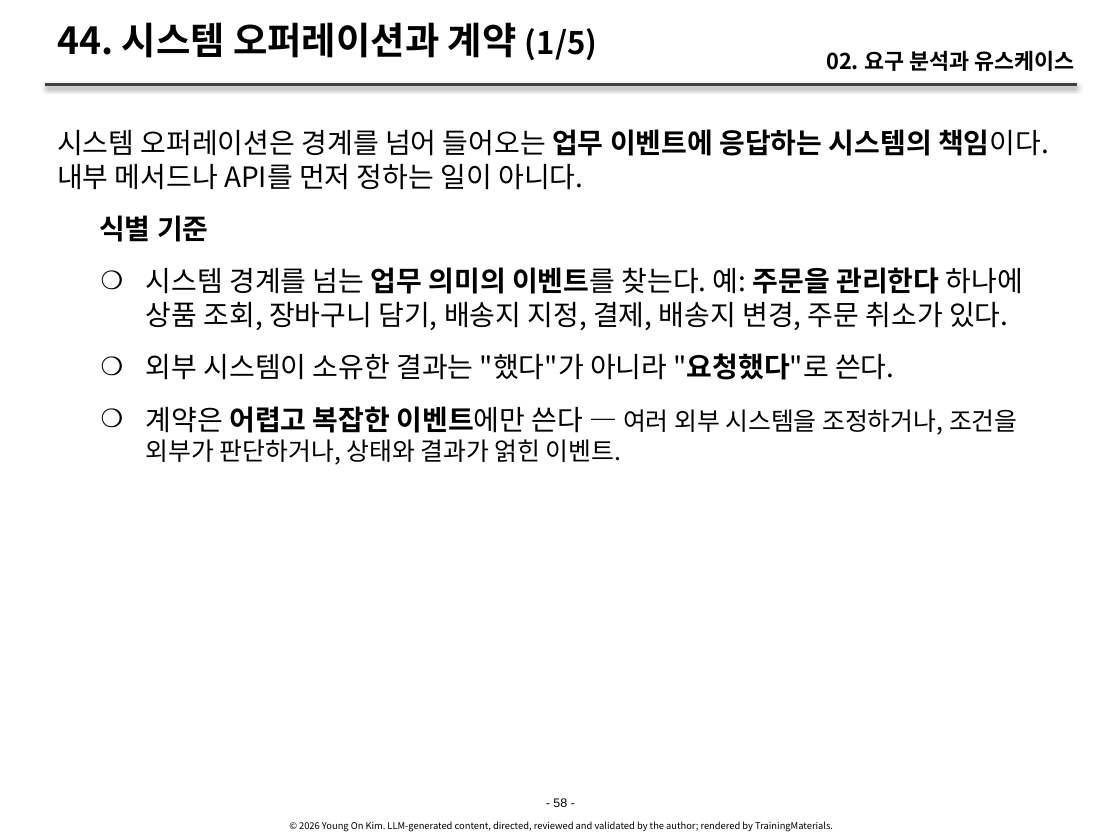
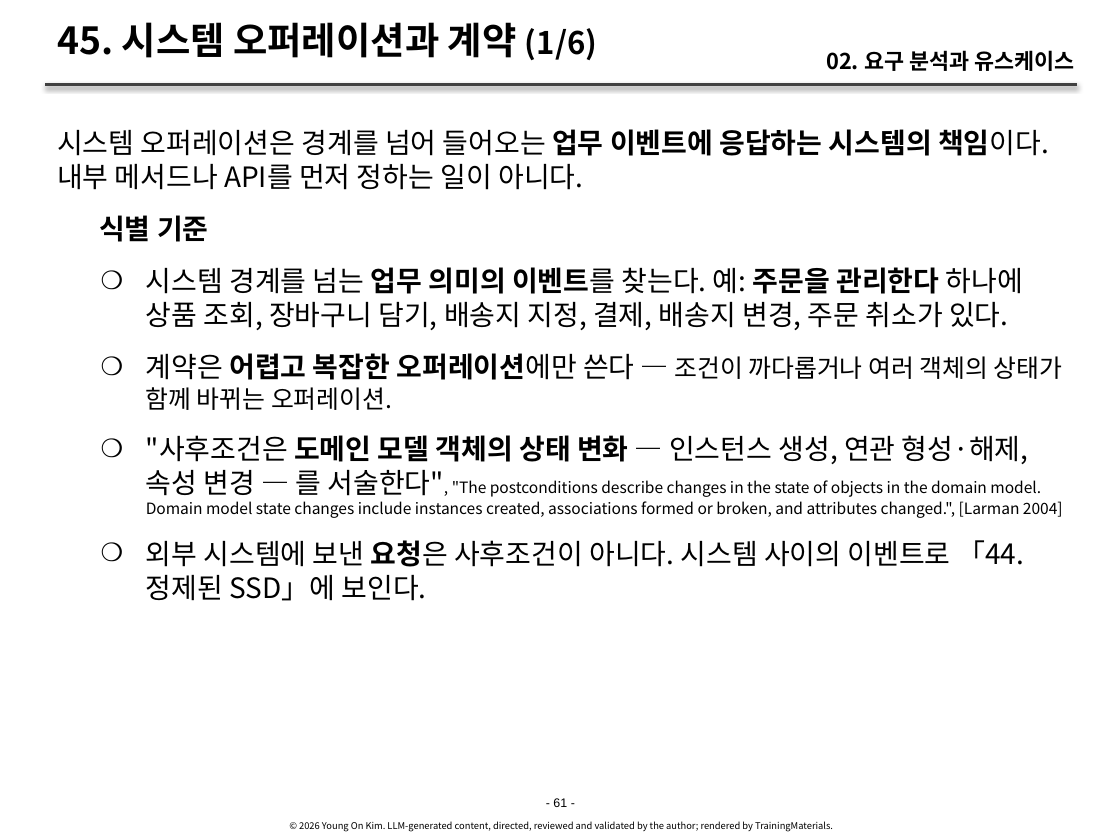
Before and after one commit to YoungSan77/TrainingMaterials, a slide deck: slide 61 of courses/ooad/sessions/s02.pptx (slide 58 before the commit). Drawn at 1120x840 pixels with LibreOffice and Linux fonts; fonts in the diff are those of the drawing. Boxes give left, top, right and bottom in pixels: in the first picture for what was removed or moved away, otherwise in the second. Text is boxed around its words. In the diff, an @@ line names an element or a change of style, - is before the commit and + after.

```diff
--- a/courses/ooad/sessions/s02.pptx
+++ b/courses/ooad/sessions/s02.pptx
@@ title at bbox=[57, 22, 597, 60]: text changed @@
-44. 시스템 오퍼레이션과 계약 (1/5)
+45. 시스템 오퍼레이션과 계약 (1/6)
@@ text at bbox=[146, 353, 1063, 601]: text changed; size 18 to 10 pt @@
-    ❍ 외부 시스템이 소유한 결과는 "했다"가 아니라 "요청했다"로 쓴다.
-    ❍ 계약은 어렵고 복잡한 이벤트에만 쓴다 — 여러 외부 시스템을 조정하거나, 조건을 외부가 판단하거나, 상태와 결과가 얽힌 이벤트.
+    ❍ 계약은 어렵고 복잡한 오퍼레이션에만 쓴다 — 조건이 까다롭거나 여러 객체의 상태가 함께 바뀌는 오퍼레이션.
+    ❍ "사후조건은 도메인 모델 객체의 상태 변화 — 인스턴스 생성, 연관 형성·해제, 속성 변경 — 를 서술한다", "The postconditions describe changes in the state of objects in the domain model. Domain model state changes include instances created, associations formed or broken, and attributes changed.", [Larman 2004]
+    ❍ 외부 시스템에 보낸 요청은 사후조건이 아니다. 시스템 사이의 이벤트로 「44. 정제된 SSD」에 보인다.
@@ text at bbox=[553, 798, 567, 807]: text changed @@
-- 58 -
+- 61 -
```
Also in this commit, not shown: 64 other slides changed, 5 slides added, 1 slide removed, 37 other files.
